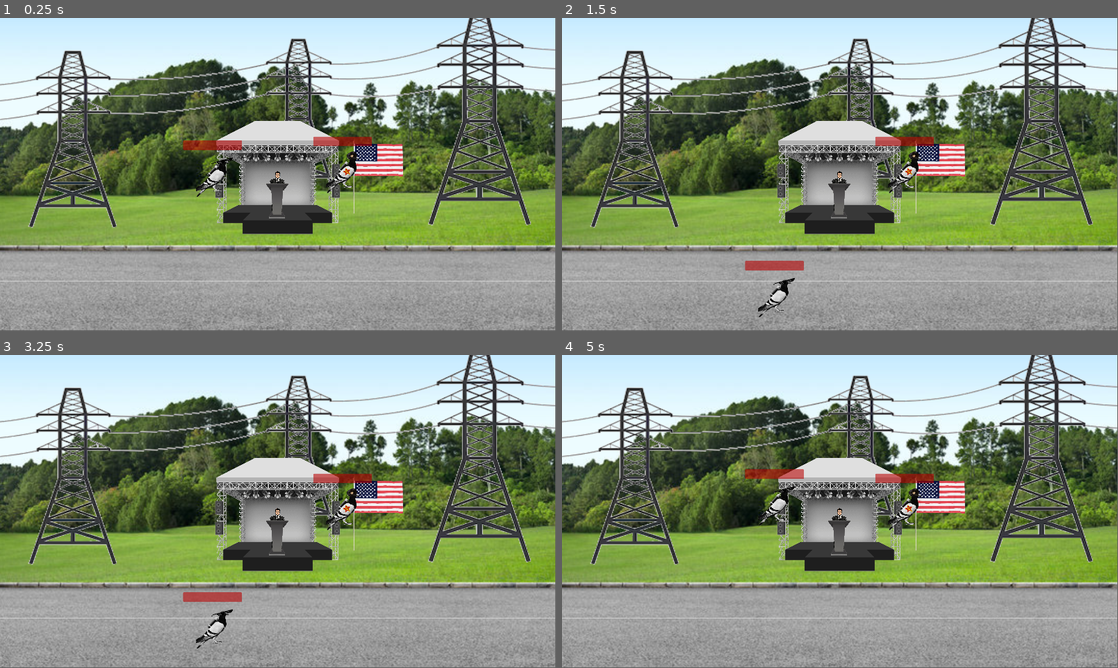
Above: before the commit, frames 1-4 (two rows, left to right).
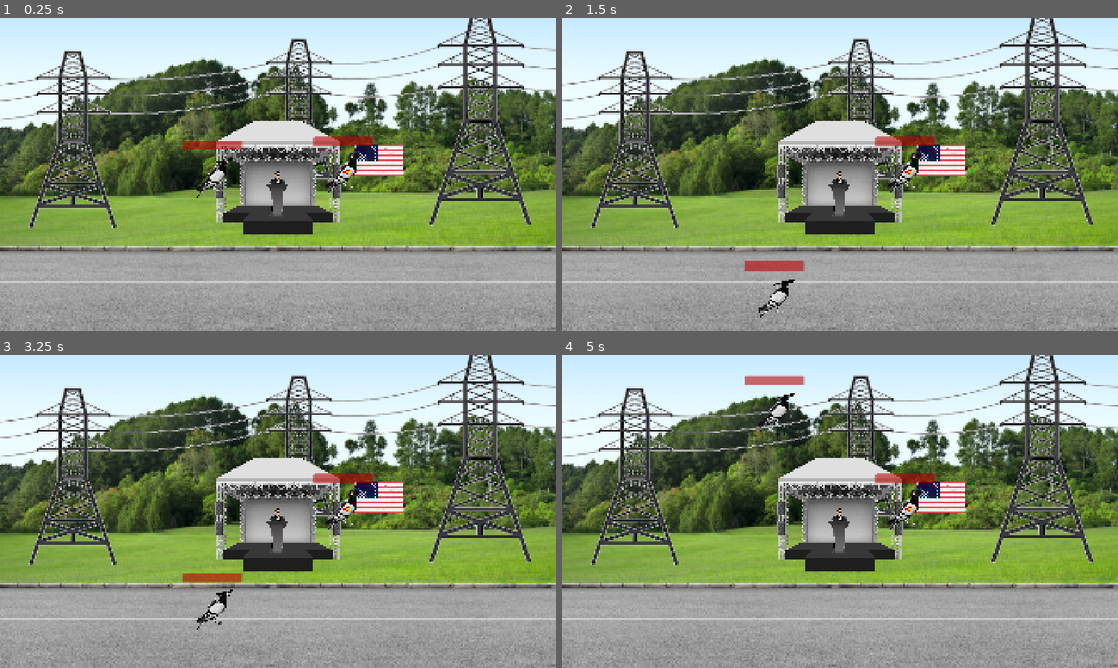
Above: after the commit, the same moments.

Repository: SteakSalkin/uol.gamejam12
Game: Godot game, scene res://level/level.tscn
The game is run twice, just before and just after one commit, with the same random seed, the same clock (stepped at 60 frames per second) and the same inputs.
Inputs:
- Up to frame 1 (0.25 s): no input
- Up to frame 2 (1.5 s): hold D (player1right) from 0.53 s (still down); tap Shift (player1attack, bound only after the commit) at 0.6 s; tap W (player1up) at 0.77, 1.07 s; tap S (player1attack, bound only before the commit) at 0.8, 1.35 s
- Up to frame 3 (3.25 s): tap W (player1up) at 1.52, 1.82, 3.02 s; tap E (player2attack, bound only after the commit) at 1.55, 2.1 s; tap Enter at 2 s; release D (player1right) at 2.03 s; hold A (player1left) 2.03-2.78 s; tap Down (player2attack, bound only before the commit) at 2.3, 2.85 s; tap Space at 2.75 s; hold D (player1right) from 2.78 s (still down); tap Up (player2up) at 3.05 s
- Up to frame 4 (5 s): tap W (player1up) at 3.32, 3.77, 3.8, 4.07, 4.35, 4.52, 4.82 s; hold Up (player2up) 3.53-4.28 s; release D (player1right) at 4.28 s; hold A (player1left) from 4.28 s (still down); tap Shift (player1attack, bound only after the commit) at 4.55 s
In our replay, the window is 799x449 before the commit and 800x450 after it. These sizes can differ from the game's own. Grey fills any space a smaller window leaves; there, only what the larger window draws over its background counts as a difference.

The runs differ from the first frame. In frame 1, 12% of the frame differs, in the area x 0-100%, y 0-100%; in frame 2, 13%; in frame 3, 13%; in frame 4, 13%.

Commit message:
updated player

Diff:
--- a/level/level.tscn
+++ b/level/level.tscn
@@ -1018,11 +1018,13 @@
 texture = ExtResource("7_ivpvi")
 texture_region_size = Vector2i(270, 180)
 0:0/0 = 0
+0:0/0/physics_layer_0/polygon_0/points = PackedVector2Array(135, -90, 135, -67.5, -101.25, -67.5, -101.25, 90, -135, 90, -135, -90)
 1:0/0 = 0
+1:0/0/physics_layer_0/polygon_0/points = PackedVector2Array(135, 90, 101.25, 90, 101.25, -67.5, -135, -67.5, -135, -90, 135, -90)
 0:1/0 = 0
-0:1/0/physics_layer_0/polygon_0/points = PackedVector2Array(-135, 45, 135, 45, 135, 90, -135, 90)
+0:1/0/physics_layer_0/polygon_0/points = PackedVector2Array(135, 90, 135, 45, -101.25, 45, -101.25, -90, -135, -90, -135, 90)
 1:1/0 = 0
-1:1/0/physics_layer_0/polygon_0/points = PackedVector2Array(-135, 45, 135, 45, 135, 90, -135, 90)
+1:1/0/physics_layer_0/polygon_0/points = PackedVector2Array(101.25, -90, 135, -90, 135, 90, -135, 90, -135, 45, 101.25, 45)
 
 [sub_resource type="TileSet" id="TileSet_44x8d"]
 tile_size = Vector2i(270, 180)
--- a/player/player.gd
+++ b/player/player.gd
@@ -1,7 +1,7 @@
 extends CharacterBody2D
 
 const SPEED = 600.0
-const JUMP_VELOCITY = -80.0
+const JUMP_VELOCITY = -600.0
 const MAX_JUMP_VELOCITY = -800
 
 var is_flipped = false
@@ -16,6 +16,8 @@
 	# Handle jump.
 	if Input.is_action_pressed("player1up") and velocity.y > MAX_JUMP_VELOCITY:
 		velocity.y += JUMP_VELOCITY
+	if Input.is_action_pressed("player1down") and velocity.y > MAX_JUMP_VELOCITY:
+		velocity.y -= JUMP_VELOCITY/2
 
 	# Get the input direction and handle the movement/deceleration.
 	# As good practice, you should replace UI actions with custom gameplay actions.
@@ -31,7 +33,7 @@
 	else:
 		velocity.x = move_toward(velocity.x, 0, SPEED)
 
-	if Input.is_action_just_pressed("player2attack") and is_touching_player:
+	if Input.is_action_just_pressed("player1attack") and is_touching_player:
 		get_damage(1)
 
 	move_and_slide()
@@ -43,7 +45,7 @@
 		die()
 
 func die() -> void:
-	hide()
+	queue_free()
 
 func _on_hitbox_area_entered(area: Area2D) -> void:
 	is_touching_player = true
--- a/player/player.tscn
+++ b/player/player.tscn
@@ -26,7 +26,7 @@
 scale = Vector2(5, 5)
 shape = SubResource("CapsuleShape2D_rkbax")
 
-[node name="Sprite2D" type="Sprite2D" parent="."]
+[node name="Pidgeon" type="Sprite2D" parent="."]
 scale = Vector2(0.5, 0.5)
 texture = ExtResource("1_oul6g")
 
@@ -38,13 +38,13 @@
 limit_right = 0
 limit_bottom = 0
 
-[node name="Sprite2D2" type="Sprite2D" parent="."]
+[node name="Hat" type="Sprite2D" parent="."]
 position = Vector2(69.00001, -145.00002)
 rotation = -0.38920844
 scale = Vector2(0.1, 0.1)
 texture = ExtResource("3_g1dw6")
 
-[node name="Sprite2D3" type="Sprite2D" parent="."]
+[node name="Sticker" type="Sprite2D" parent="."]
 position = Vector2(31.000004, -21)
 rotation = -0.25830874
 scale = Vector2(0.2, 0.2)
--- a/player/player2.gd
+++ b/player/player2.gd
@@ -1,7 +1,7 @@
 extends CharacterBody2D
 
 const SPEED = 600.0
-const JUMP_VELOCITY = -80.0
+const JUMP_VELOCITY = -600.0
 const MAX_JUMP_VELOCITY = -800
 
 var is_flipped = false
@@ -10,12 +10,14 @@
 
 func _physics_process(delta: float) -> void:
 	# Add the gravity.
-	if not is_on_floor() and not Input.is_action_pressed("player2up"):
+	if not is_on_floor() and not Input.is_action_pressed("player1up"):
 		velocity += get_gravity() * delta
 
 	# Handle jump.
 	if Input.is_action_pressed("player2up") and velocity.y > MAX_JUMP_VELOCITY:
 		velocity.y += JUMP_VELOCITY
+	if Input.is_action_pressed("player2down") and velocity.y > MAX_JUMP_VELOCITY:
+		velocity.y -= JUMP_VELOCITY/2
 
 	# Get the input direction and handle the movement/deceleration.
 	# As good practice, you should replace UI actions with custom gameplay actions.
@@ -31,7 +33,7 @@
 	else:
 		velocity.x = move_toward(velocity.x, 0, SPEED)
 
-	if Input.is_action_just_pressed("player1attack") and is_touching_player:
+	if Input.is_action_just_pressed("player2attack") and is_touching_player:
 		get_damage(1)
 
 	move_and_slide()
@@ -43,7 +45,7 @@
 		die()
 
 func die() -> void:
-	hide()
+	queue_free()
 
 func _on_hitbox_area_entered(area: Area2D) -> void:
 	is_touching_player = true
--- a/project.godot
+++ b/project.godot
@@ -19,6 +19,7 @@
 
 window/size/viewport_width=1920
 window/size/viewport_height=1080
+window/stretch/mode="canvas_items"
 
 [input]
 
@@ -54,10 +55,20 @@
 }
 player1attack={
 "deadzone": 0.2,
+"events": [Object(InputEventKey,"resource_local_to_scene":false,"resource_name":"","device":-1,"window_id":0,"alt_pressed":false,"shift_pressed":false,"ctrl_pressed":false,"meta_pressed":false,"pressed":false,"keycode":0,"physical_keycode":4194325,"key_label":0,"unicode":0,"location":0,"echo":false,"script":null)
+]
+}
+player2attack={
+"deadzone": 0.2,
+"events": [Object(InputEventKey,"resource_local_to_scene":false,"resource_name":"","device":-1,"window_id":0,"alt_pressed":false,"shift_pressed":false,"ctrl_pressed":false,"meta_pressed":false,"pressed":false,"keycode":0,"physical_keycode":69,"key_label":0,"unicode":101,"location":0,"echo":false,"script":null)
+]
+}
+player1down={
+"deadzone": 0.2,
 "events": [Object(InputEventKey,"resource_local_to_scene":false,"resource_name":"","device":-1,"window_id":0,"alt_press …(192 unchanged characters)…
 ]
 }
-player2attack={
+player2down={
 "deadzone": 0.2,
 "events": [Object(InputEventKey,"resource_local_to_scene":false,"resource_name":"","device":-1,"window_id":0,"alt_press …(195 unchanged characters)…
 ]
